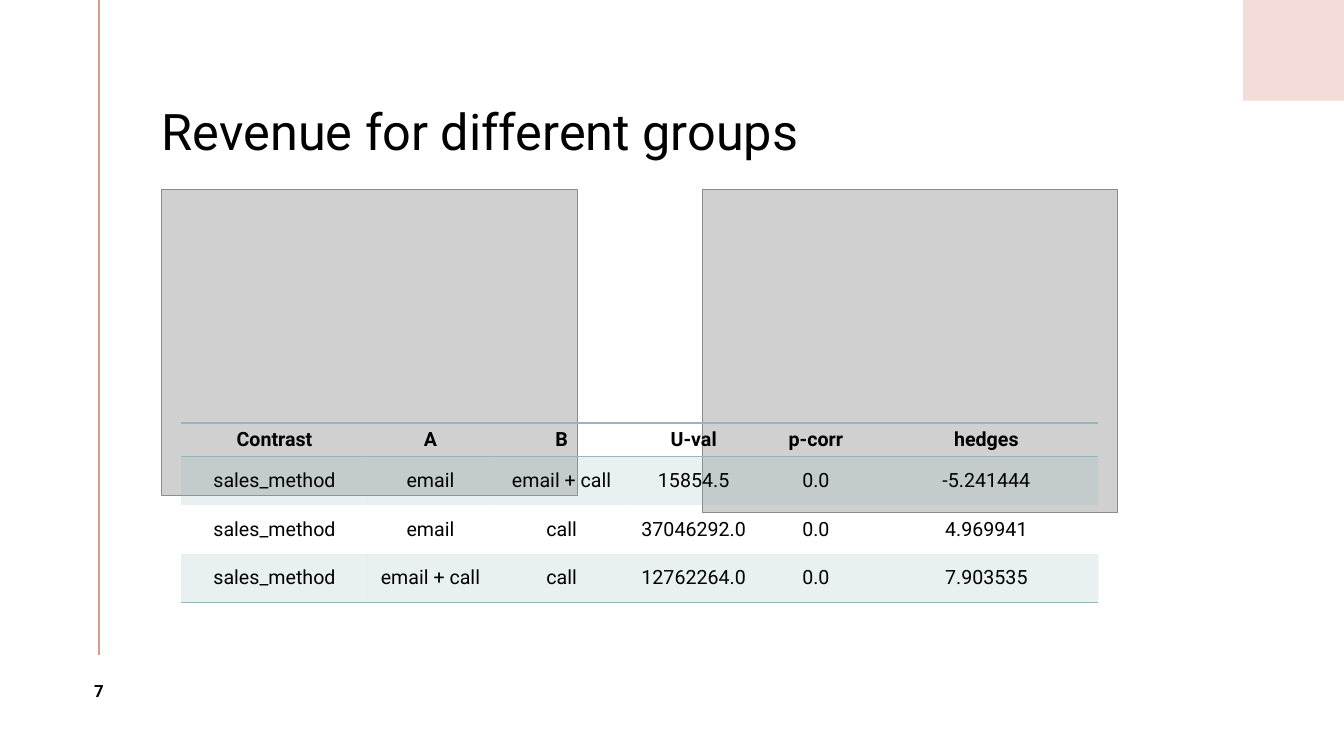
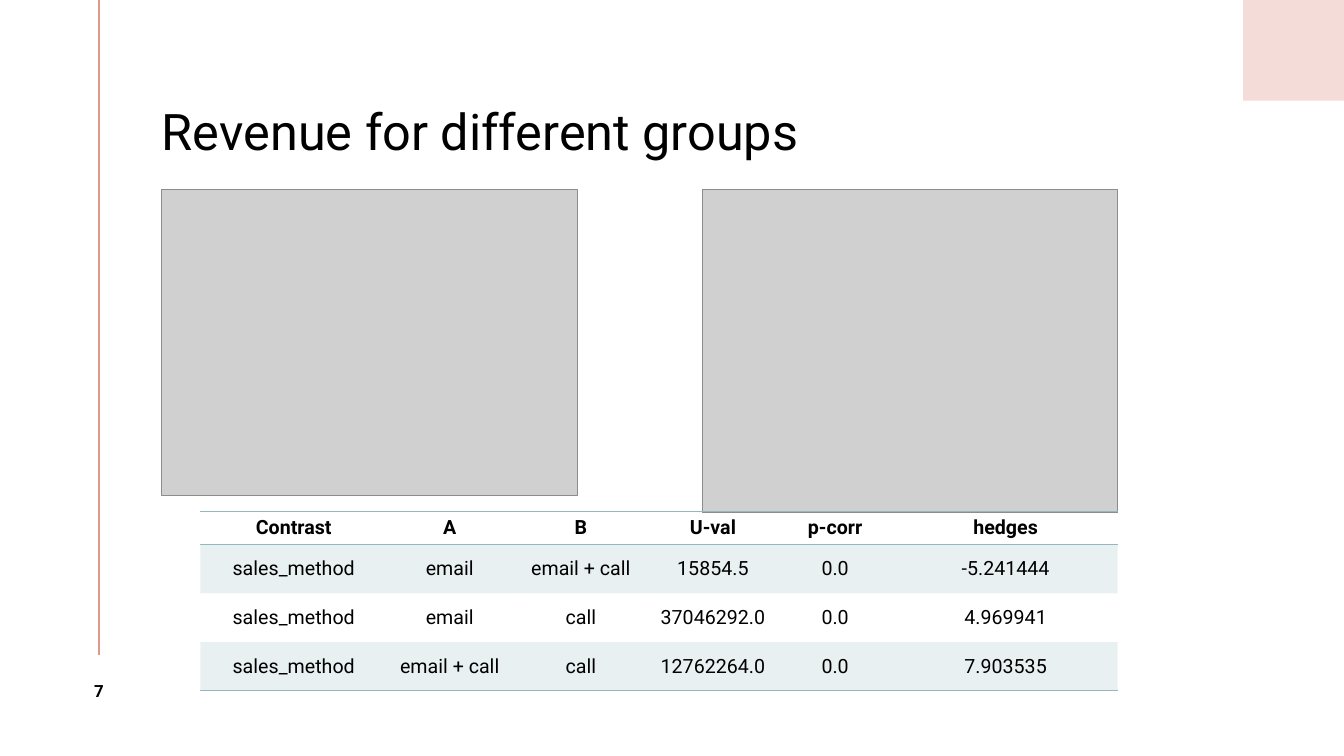
Before and after one commit to anoushzahedi/DataCamp_practical_exams, a slide deck: slide 10 of data_analyst_exam/presentation/Presentation.pptx. Drawn at 1344x756 pixels with LibreOffice and Linux fonts; fonts in the diff are those of the drawing; grey boxes stand for pictures. Boxes give left, top, right and bottom in pixels: in the first picture for what was removed or moved away, otherwise in the second. Text is boxed around its words. In the diff, an @@ line names an element or a change of style, - is before the commit and + after.

Commit message:
Updated Presentation

```diff
--- a/data_analyst_exam/presentation/Presentation.pptx
+++ b/data_analyst_exam/presentation/Presentation.pptx
@@ table: place and size @@
-table at <box>181,423,1098,603</box>
+table at <box>201,511,1117,691</box>
```
Also in this commit, not shown: 1 other file.
